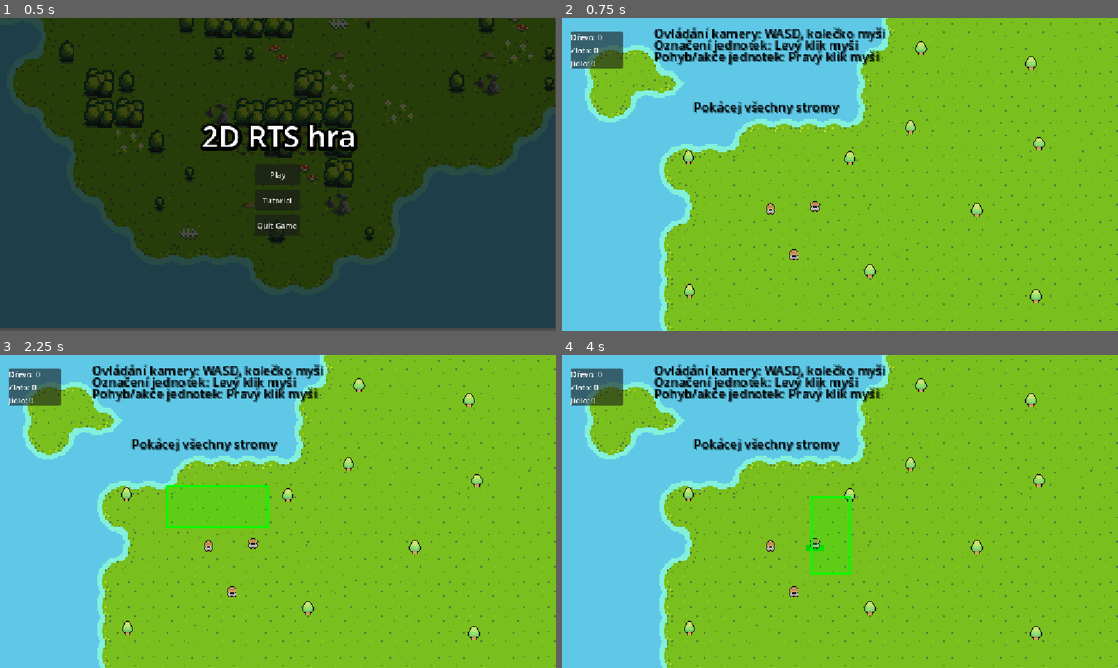
Above: before the commit, frames 1-4 (two rows, left to right).
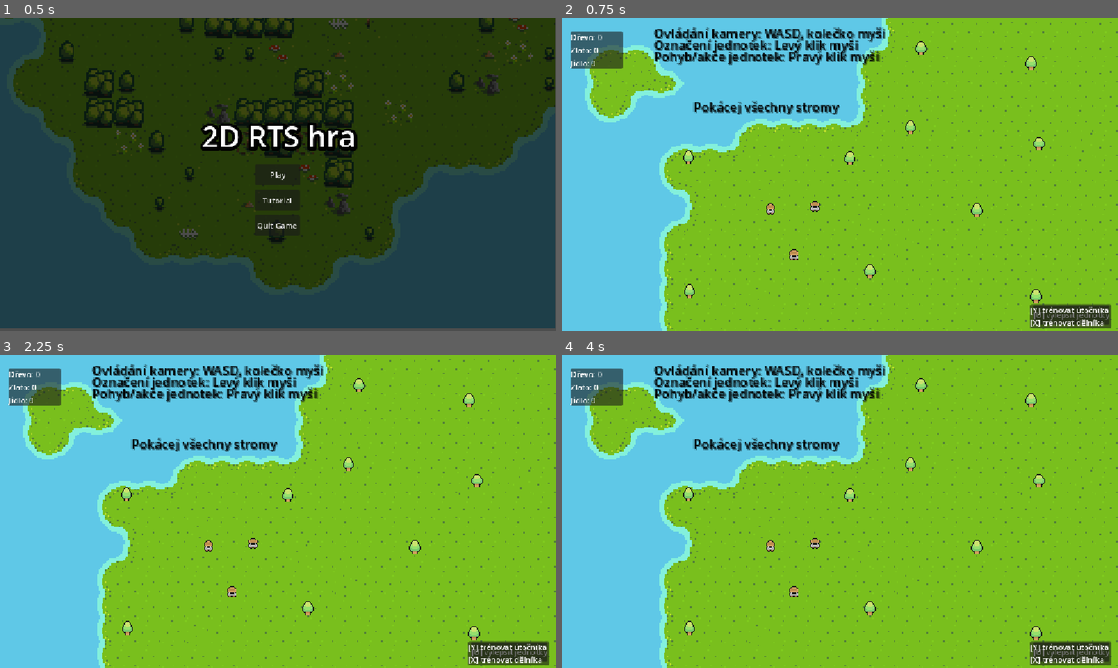
Above: after the commit, the same moments.

Repository: MarkinZal/matur_projekt_2D_RTS_hra
Game: Godot game, scene res://Scenes/menu.tscn
Two runs of this game, one before a commit and one after it. Both use one fixed random seed, a clock stepped at 60 frames per second and the inputs below.
Inputs (mouse positions are in pixels of both pictures, inside the frame that each line leads up to):
- Up to frame 1 (0.5 s): no input
- Up to frame 2 (0.75 s): click "Tutorial" at 0.5 s
- Up to frame 3 (2.25 s): tap Enter at 1.25 s; move the mouse to (400, 495) at 1.27 s; tap Y at 1.35 s; click (400, 495) at 1.42 s; tap X at 1.55 s; tap Space at 2 s; drag from (166, 527) to (467, 401) at 2.02 s
- Up to frame 4 (4 s): move the mouse to (895, 442) at 2.77 s; tap E at 2.85 s; click (895, 442) at 2.92 s; tap U at 3.05 s; tap Enter at 3.5 s; drag from (812, 574) to (851, 495) at 3.52 s

Frame 1 is identical in both runs. In frame 2, 1.1% of the frame differs, in the area x 84-99%, y 91-100%; in frame 3, 1.5%; in frame 4, 1.5%, in the area x 43-99%, y 45-100%.
Error after the commit: Parse Error: Expression is of type "Unit" so it can't be of type "Building". (res://Scripts/unit_controller.gd:101)

Commit message:
Velké změny
Nebavilo mě to, takové týrání. Po pár hodinách je to super

Diff:
--- a/Scenes/barracks.tscn
+++ b/Scenes/barracks.tscn
@@ -7,17 +7,6 @@
 
 [node name="barracks" type="Area2D"]
 script = ExtResource("1_coeoc")
-food_generation_rate = null
-food_amount = null
-move_speed = null
-health_max = null
-health_current = null
-attack_range = null
-attack_rate = null
-attack_damage = null
-separation_radius = null
-separation_strength = null
-team = null
 
 [node name="Sprite2D" type="Sprite2D" parent="."]
 texture = ExtResource("2_3p7p4")
--- a/Scenes/game_ui.tscn
+++ b/Scenes/game_ui.tscn
@@ -20,14 +20,25 @@
 grow_horizontal = 0
 grow_vertical = 0
 
-[node name="ActionPanel" type="PanelContainer" parent="Control"]
+[node name="TGPanel" type="PanelContainer" parent="Control"]
+layout_mode = 0
+offset_left = -132.0
+offset_top = -33.0
+offset_right = 26.0
+offset_bottom = 7.0
+
+[node name="TrainingGroundsAkce" type="Label" parent="Control/TGPanel"]
+layout_mode = 2
+text = "[U] vylepšit jednotky"
+
+[node name="BasePanel" type="PanelContainer" parent="Control"]
 layout_mode = 0
 offset_left = -138.0
 offset_top = -35.0
 offset_right = 30.0
 offset_bottom = 5.0
 
-[node name="ZakladnaAkce" type="Label" parent="Control/ActionPanel"]
+[node name="BaseAkce" type="Label" parent="Control/BasePanel"]
 layout_mode = 2
 text = "[Y] trénovat útočníka
 [X] trénovat dělníka"
--- a/Scenes/main.tscn
+++ b/Scenes/main.tscn
@@ -27,6 +27,7 @@
 [ext_resource type="PackedScene" uid="uid://b4q73iuwnpuq4" path="res://Scenes/goldmine.tscn" id="25_cbgmd"]
 [ext_resource type="PackedScene" uid="uid://bsspm6cf0pbvt" path="res://Scenes/barracks.tscn" id="26_1w6v2"]
 [ext_resource type="PackedScene" uid="uid://bj8dhhm0oklge" path="res://Scenes/defense_tower.tscn" id="27_1w6v2"]
+[ext_resource type="PackedScene" uid="uid://dfco653o1sgd1" path="res://Scenes/training_grounds.tscn" id="28_ueoa1"]
 
 [sub_resource type="NavigationPolygon" id="NavigationPolygon_pdsj5"]
 vertices = PackedVector2Array(277.03125, -176, 277.96875, 150.03906, -184, 151.95313, -184, 56.40625, -155.42969, 37.78125, 15.7265625, -54.15625, -185, 6.96875, -185, -27, -109.390625, -27, 46, -130.32813, 46, -176, -108.38281, -52.148438, 17.757813, -126.28906)
@@ -1200,17 +1201,11 @@
 
 [node name="barracks" parent="." instance=ExtResource("26_1w6v2")]
 position = Vector2(-60, 119)
-move_speed = 30.0
-health_max = 20
-health_current = 20
-attack_range = 20.0
-attack_rate = 0.5
-attack_damage = 5
-separation_radius = 35.0
-separation_strength = 200.0
-team = 0
 
 [node name="defense_tower" parent="." instance=ExtResource("27_1w6v2")]
 position = Vector2(151, -75)
 
+[node name="training_grounds" parent="." instance=ExtResource("28_ueoa1")]
+position = Vector2(-133, 83)
+
 [connection signal="pressed" from="CanvasLayer/EndScreen/MenuButton" to="CanvasLayer/EndScreen" method="_on_menu_button_pressed"]
--- a/Scripts/barracks.gd
+++ b/Scripts/barracks.gd
@@ -1,15 +1,11 @@
 extends Building
-class_name BarracksBuilding
+class_name Barracks
 
-@export var food_supply_amount : int = 5
+@export var food_supply_amount: int = 5
 
 func _ready():
-	super._ready()
 	GameManager.increase_food_cap(food_supply_amount)
-
-func _input(event):
-	pass
 
 func _die():
 	GameManager.increase_food_cap(-food_supply_amount)
-	queue_free()
+	super._die()
--- /dev/null
+++ b/Scripts/base_building.gd
@@ -0,0 +1,36 @@
+extends Building
+class_name BaseBuilding
+
+var unit_scene = preload("res://Scenes/unit_player.tscn")
+var worker_scene = preload("res://Scenes/unit_worker.tscn")
+
+var cost_soldier = {"wood": 10, "gold": 5, "food": 1}
+var cost_worker = {"wood": 5, "gold": 0, "food": 1}
+
+func _ready():
+	can_train_units = true
+	health_max = 200
+	health_current = 200
+
+func _input(event):
+	if not is_selected:
+		return
+	if event is InputEventKey and event.pressed:
+		if event.keycode == KEY_Y:
+			if GameManager.try_spend_resources(cost_soldier.wood, cost_soldier.gold, cost_soldier.food):
+				spawn_unit(unit_scene)
+		elif event.keycode == KEY_X:
+			if GameManager.try_spend_resources(cost_worker.wood, cost_worker.gold, cost_worker.food):
+				spawn_unit(worker_scene)
+
+func spawn_unit(scene_to_spawn):
+	var new_unit = scene_to_spawn.instantiate()
+	var angle = randf() * PI * 2
+	var distance = randf_range(50.0, 80.0)
+	var offset = Vector2(cos(angle), sin(angle)) * distance
+	new_unit.global_position = global_position + offset
+	get_parent().add_child(new_unit)
+
+func _die():
+	GameManager.base_destroyed(team)
+	super._die()
--- a/Scripts/building.gd
+++ b/Scripts/building.gd
@@ -1,47 +1,6 @@
-extends Unit
+extends Entity
 class_name Building
 
-var is_selected : bool = false
-var unit_scene = preload("res://Scenes/unit_player.tscn")
-var worker_scene = preload("res://Scenes/unit_worker.tscn")
-
-var cost_soldier = {"wood": 10, "gold": 5, "food": 1}
-var cost_worker = {"wood": 5, "gold": 0, "food": 1}
-
-func _ready():
-	move_speed = 0.0
-	health_max = 500
-	health_current = health_max
-
-func _process(delta):
-	pass
-
-func _input(event):
-	if not is_selected:
-		return
-
-	if event is InputEventKey and event.pressed:
-		if event.keycode == KEY_Y:
-			if GameManager.try_spend_resources(cost_soldier.wood, cost_soldier.gold, cost_soldier.food):
-				spawn_unit(unit_scene)
-
-		elif event.keycode == KEY_X:
-			if GameManager.try_spend_resources(cost_worker.wood, cost_worker.gold, cost_worker.food):
-				spawn_unit(worker_scene)
-
-func spawn_unit(scene_to_spawn):
-	var new_unit = scene_to_spawn.instantiate()
-
-	var angle = randf() * PI * 2
-	var distance = randf_range(50.0, 80.0)
-	var offset = Vector2(cos(angle), sin(angle)) * distance
-
-	new_unit.global_position = global_position + offset
-	get_parent().add_child(new_unit)
-
-func move_to_target(target: Vector2):
-	pass
-
-func _die():
-	GameManager.base_destroyed(team)
-	super._die()
+var is_selected: bool = false
+var can_train_units: bool = false
+var is_training_grounds: bool = false
--- a/Scripts/defense_tower.gd
+++ b/Scripts/defense_tower.gd
@@ -3,6 +3,8 @@
 
 func _ready():
 	super._ready()
+	can_train_units = false
+
 	health_max = 100
 	health_current = 100
 
@@ -13,6 +15,9 @@
 func _process(delta):
 	_utok_logic()
 
+func _input(event):
+	pass
+
 func _on_detection_area_area_entered(area):
 	if area is Unit and area.team != team:
 		if not is_instance_valid(target_unit):
--- /dev/null
+++ b/Scripts/entity.gd
@@ -0,0 +1,21 @@
+extends Area2D
+class_name Entity
+
+signal health_changed(health: int)
+signal entity_death(entity: Entity)
+
+enum Team { PLAYER, ENEMY }
+@export var team: Team
+
+@export var health_max: int = 20
+@export var health_current: int = 20
+
+func take_damage(amount: int):
+	health_current -= amount
+	health_changed.emit(health_current)
+	if health_current <= 0:
+		_die()
+
+func _die():
+	entity_death.emit(self)
+	queue_free()
--- a/Scripts/game_manager.gd
+++ b/Scripts/game_manager.gd
@@ -1,20 +1,24 @@
 extends Node
-
-var unit_counts = {
-	Unit.Team.PLAYER: 0,
-	Unit.Team.ENEMY: 0
-}
 
 signal resource_updated(resource_type: String, amount: int)
 signal supply_updated(current: int, max_amount: int)
 signal game_ended(winning_team_name: String)
+signal global_upgrades_changed
 
-var drevo : int = 100
-var zlato : int = 100
-var current_food : int = 0
-var max_food : int = 10
+var drevo: int = 100
+var zlato: int = 100
+var current_food: int = 0
+var max_food: int = 10
 
-var game_ui : CanvasLayer
+var global_bonus_hp: int = 0
+var global_bonus_damage: int = 0
+
+var unit_counts = {
+	Entity.Team.PLAYER: 0,
+	Entity.Team.ENEMY: 0
+}
+
+var game_ui: CanvasLayer
 
 func _ready():
 	resource_updated.emit("wood", drevo)
@@ -24,7 +28,6 @@
 func register_unit(unit: Unit):
 	if unit.team in unit_counts:
 		unit_counts[unit.team] += 1
-
 
 func add_resource(type: String, amount: int):
 	match type:
@@ -49,28 +52,32 @@
 	supply_updated.emit(current_food, max_food)
 
 func try_spend_resources(wood_cost: int, gold_cost: int, food_cost: int) -> bool:
-	if food_cost > 0:
-		if current_food + food_cost > max_food:
-			return false
+	if food_cost > 0 and current_food + food_cost > max_food:
+		return false
 
 	if drevo >= wood_cost and zlato >= gold_cost:
 		drevo -= wood_cost
 		zlato -= gold_cost
-
 		if food_cost > 0:
 			use_food(food_cost)
-
 		resource_updated.emit("wood", drevo)
 		resource_updated.emit("gold", zlato)
 		return true
 
 	return false
 
+func purchase_upgrade() -> bool:
+	if try_spend_resources(50, 50, 0):
+		global_bonus_hp += 10
+		global_bonus_damage += 3
+		global_upgrades_changed.emit()
+		return true
+	return false
+
 func base_destroyed(losing_team: int):
 	var winner_name = "Nikdo"
-	if losing_team == Unit.Team.ENEMY:
+	if losing_team == Entity.Team.ENEMY:
 		winner_name = "PLAYER"
-	elif losing_team == Unit.Team.PLAYER:
+	elif losing_team == Entity.Team.PLAYER:
 		winner_name = "ENEMY"
-
 	game_ended.emit(winner_name)
--- a/Scripts/game_ui.gd
+++ b/Scripts/game_ui.gd
@@ -38,14 +38,15 @@
 		action_panel.visible = true
 
 func update_ui(selected_object):
+	if action_panel:
+		action_panel.visible = false
+
 	if selected_object == null:
 		return
 
-	if selected_object is BarracksBuilding:
-		action_panel.visible = false
-
-	elif selected_object is Building:
-		action_panel.visible = true
+	if selected_object is Building:
+		if selected_object.can_train_units:
+			action_panel.visible = true
 
 func hide_actions():
 	if action_panel:
--- a/Scripts/gold_mine.gd
+++ b/Scripts/gold_mine.gd
@@ -1,20 +1,42 @@
 extends Area2D
 class_name GoldMine
 
-var health : int = 1000
-var gold_per_hit : int = 5
-
-signal mine_depleted
-
+var max_workers: int = 5
+var current_workers: Array = []
+var gold_timer: float = 0.0
+var gold_interval: float = 1.0
+var is_selected: bool = false
 
 func _ready():
 	add_to_group("GoldMine")
 
-func take_damage(amount):
-	health -= amount
-	GameManager.add_resource("gold", gold_per_hit)
-	if health <= 0:
-		_die()
+func add_worker(worker: Node) -> bool:
+	if current_workers.size() < max_workers:
+		current_workers.append(worker)
+		worker.hide()
+		worker.set_process(false)
+		worker.set_physics_process(false)
+		worker.global_position = self.global_position
+		return true
+	return false
 
-func _die():
-	queue_free()
+func remove_worker():
+	if current_workers.size() > 0:
+		var worker = current_workers.pop_back()
+		worker.show()
+		worker.set_process(true)
+		worker.set_physics_process(true)
+		worker.global_position = self.global_position + Vector2(0, 40)
+		worker.target_unit = null
+
+func _process(delta):
+	if current_workers.size() > 0:
+		gold_timer += delta
+		if gold_timer >= gold_interval:
+			gold_timer = 0.0
+			GameManager.add_resource("gold", current_workers.size() * 5)
+
+func _input(event):
+	if not is_selected: return
+	if event is InputEventKey and event.pressed and event.keycode == KEY_E:
+		remove_worker()
--- a/Scripts/training_grounds.gd
+++ b/Scripts/training_grounds.gd
@@ -3,6 +3,11 @@
 
 var upgrade_count : int = 0
 var max_upgrades : int = 3
+
+func _ready():
+	super._ready()
+	can_train_units = false
+	is_training_grounds = true
 
 func _input(event):
 	if not is_selected:
--- a/Scripts/unit.gd
+++ b/Scripts/unit.gd
@@ -1,46 +1,37 @@
-extends Area2D
+extends Entity
 class_name Unit
 
-signal health_changed (health : int)
-signal unit_death (unit : Unit)
+@export var move_speed: float = 30.0
+@export var attack_range: float = 20.0
+@export var attack_rate: float = 0.5
+@export var attack_damage: int = 5
+@export var separation_radius: float = 35.0
+@export var separation_strength: float = 200.0
 
-@export_group("Atributy")
-@export var move_speed : float = 30.0
-@export var health_max : int = 20
-@export var health_current : int = 20
+var target_unit: Node2D = null
+var last_attack_time: float = 0.0
+var base_health_max: int
+var base_attack_damage: int
 
-@export_group("Utok")
-@export var attack_range : float = 20.0
-@export var attack_rate : float = 0.5
-@export var attack_damage : int = 5
-
-@export_group("Kolize")
-@export var separation_radius : float = 35.0
-@export var separation_strength : float = 200.0
-
-enum Team { PLAYER, ENEMY }
-@export var team : Team
-
-var target_unit : Node2D = null
-var last_attack_time : float = 0.0
-
-@onready var agent : NavigationAgent2D = $NavigationAgent2D
+@onready var agent: NavigationAgent2D = $NavigationAgent2D
 
 func _ready():
 	GameManager.register_unit(self)
+	base_health_max = health_max
+	base_attack_damage = attack_damage
+	if team == Team.PLAYER:
+		GameManager.global_upgrades_changed.connect(_on_upgrade_received)
+		_on_upgrade_received()
 
-func _process (delta):
+func _process(delta):
 	if not agent.is_navigation_finished():
 		_move(delta)
-
 	_utok_logic()
 
 func _move(delta):
 	var next_position = agent.get_next_path_position()
 	var direction = global_position.direction_to(next_position)
-
 	var velocity = direction * move_speed
-
 	var separation = Vector2.ZERO
 	var neighbors = get_overlapping_areas()
 	var count = 0
@@ -48,14 +39,11 @@
 	for neighbor in neighbors:
 		if neighbor is Unit and neighbor != self:
 			var dist = global_position.distance_to(neighbor.global_position)
-
 			if dist < separation_radius:
 				var push_dir = global_position - neighbor.global_position
-
 				if dist < 0.1:
 					push_dir = Vector2(randf_range(-1, 1), randf_range(-1, 1))
 					dist = 0.1
-
 				separation += push_dir.normalized() / dist
 				count += 1
 
@@ -65,48 +53,36 @@
 
 	translate(velocity * delta)
 
-
-func _utok_logic ():
+func _utok_logic():
 	if not is_instance_valid(target_unit):
 		return
-
 	var distance = global_position.distance_to(target_unit.global_position)
-
 	if distance <= attack_range:
 		agent.target_position = global_position
 		_try_attack()
 	else:
 		agent.target_position = target_unit.global_position
 
-func _try_attack ():
+func _try_attack():
 	var time = Time.get_unix_time_from_system()
-
 	if time - last_attack_time < attack_rate:
 		return
-
 	last_attack_time = time
-
 	if target_unit.has_method("take_damage"):
 		target_unit.take_damage(attack_damage)
 
-func move_to_target (target : Vector2):
+func move_to_target(target: Vector2):
 	agent.target_position = target
 	target_unit = null
 
-func set_target (target : Node2D):
-	if target is Unit:
-		if target.team == team:
-			return
-
+func set_target(target: Node2D):
+	if target is Entity and target.team == team:
+		return
 	target_unit = target
 
-func take_damage (amount : int):
-	health_current -= amount
+func _on_upgrade_received():
+	var health_missing = health_max - health_current
+	health_max = base_health_max + GameManager.global_bonus_hp
+	attack_damage = base_attack_damage + GameManager.global_bonus_damage
+	health_current = health_max - health_missing
 	health_changed.emit(health_current)
-
-	if health_current <= 0:
-		_die()
-
-func _die ():
-	unit_death.emit(self)
-	queue_free()
--- a/Scripts/unit_controller.gd
+++ b/Scripts/unit_controller.gd
@@ -169,7 +169,11 @@
 	if selected_units.size() == 1:
 		var unit = selected_units[0]
 
-		if unit is BarracksBuilding:
+		if unit is Barracks:
+			ui.hide_actions()
+		if unit is DefenseTower:
+			ui.hide_actions()
+		if unit is TrainingGrounds:
 			ui.hide_actions()
 		elif unit is Building:
 			ui.show_action("base")
--- a/Scripts/unit_worker.gd
+++ b/Scripts/unit_worker.gd
@@ -2,6 +2,7 @@
 class_name Worker
 
 func _ready():
+	super._ready()
 	move_speed = 60.0
 	health_max = 20
 	health_current = 20
@@ -9,17 +10,19 @@
 	attack_damage = 5
 	attack_rate = 1.0
 
-func _process(delta):
-	super._process(delta)
-
 func _try_attack():
 	if not is_instance_valid(target_unit):
+		return
+
+	if target_unit.is_in_group("GoldMine"):
+		if target_unit.add_worker(self):
+			target_unit = null
 		return
 
 	var time = Time.get_unix_time_from_system()
 	if time - last_attack_time < attack_rate:
 		return
 
-	if target_unit.is_in_group("Tree") or target_unit.is_in_group("GoldMine"):
+	if target_unit.is_in_group("Tree") or target_unit.has_method("take_damage"):
 		last_attack_time = time
-		target_unit.take_damage(attack_damage) #
+		target_unit.take_damage(attack_damage)
Not shown: 1 places in Scenes/main.tscn that only renumber resources
Not shown, added: Scripts/base_building.gd.uid
Not shown, added: Scripts/entity.gd.uid
